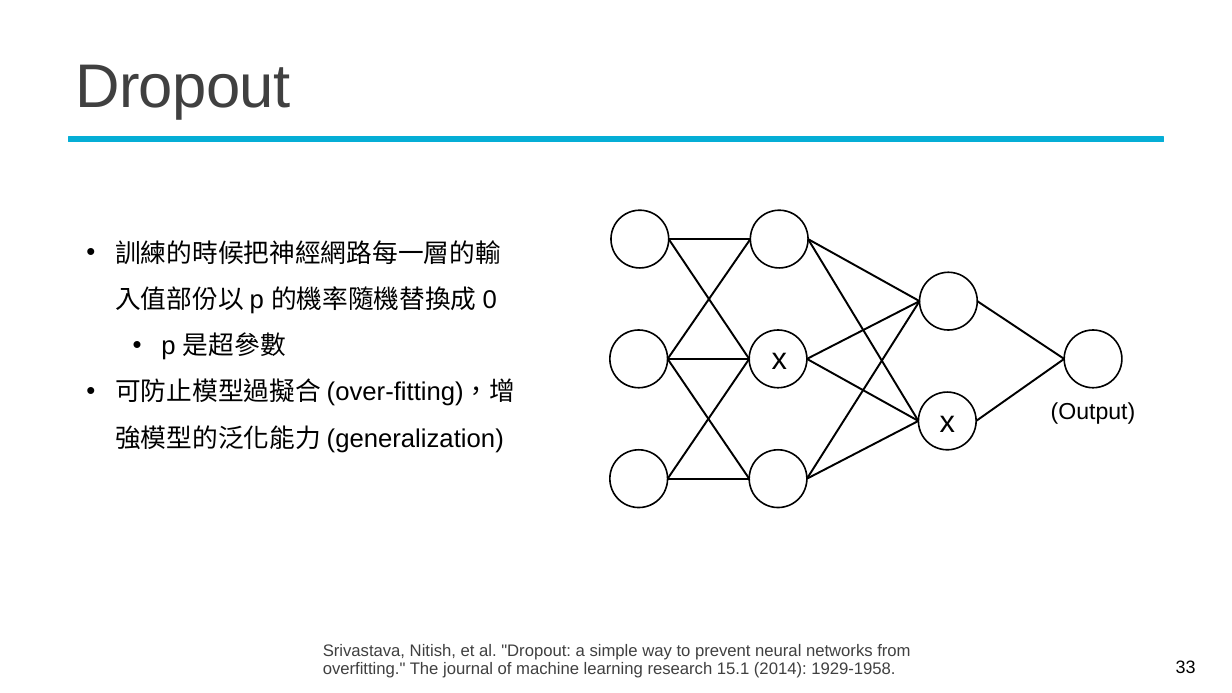
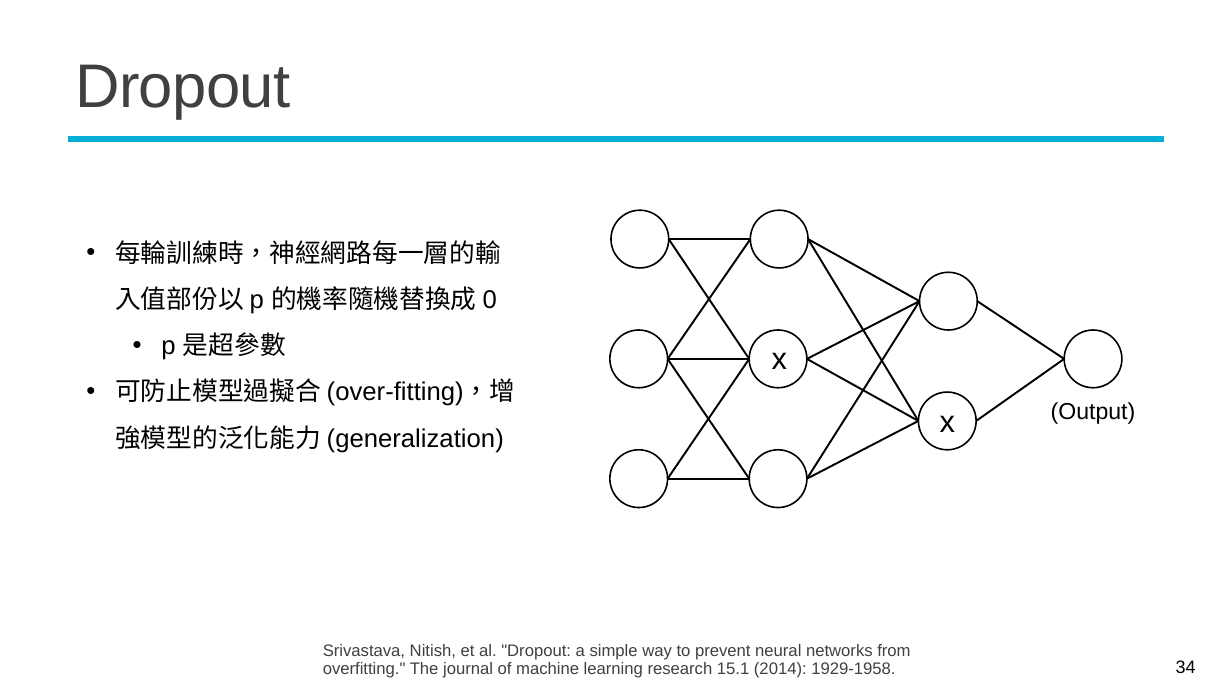
Before and after one commit to mcps5601/CGUDL_2025_fall, a slide deck: slide 34 of slides/training_tips_1015.pptx (slide 33 before the commit). Drawn at 1232x693 pixels with LibreOffice and Linux fonts; fonts in the diff are those of the drawing; background and template pictures are left out. Boxes give left, top, right and bottom in pixels: in the first picture for what was removed or moved away, otherwise in the second. Text is boxed around its words. In the diff, an @@ line names an element or a change of style, - is before the commit and + after.

Commit message:
feat: update w7 slide

```diff
--- a/slides/training_tips_1015.pptx
+++ b/slides/training_tips_1015.pptx
@@ text at <box>115,240,501,314</box>: text changed @@
-• 訓練的時候把神經網路每一層的輸入值部份以 p 的機率隨機替換成 0
+• 每輪訓練時，神經網路每一層的輸入值部份以 p 的機率隨機替換成 0
@@ page number at <box>1176,660,1196,673</box>: text changed @@
-33
+34
```
Also in this commit, not shown: 7 other slides changed, 1 slide added, 1 slide removed, 1 other file.
